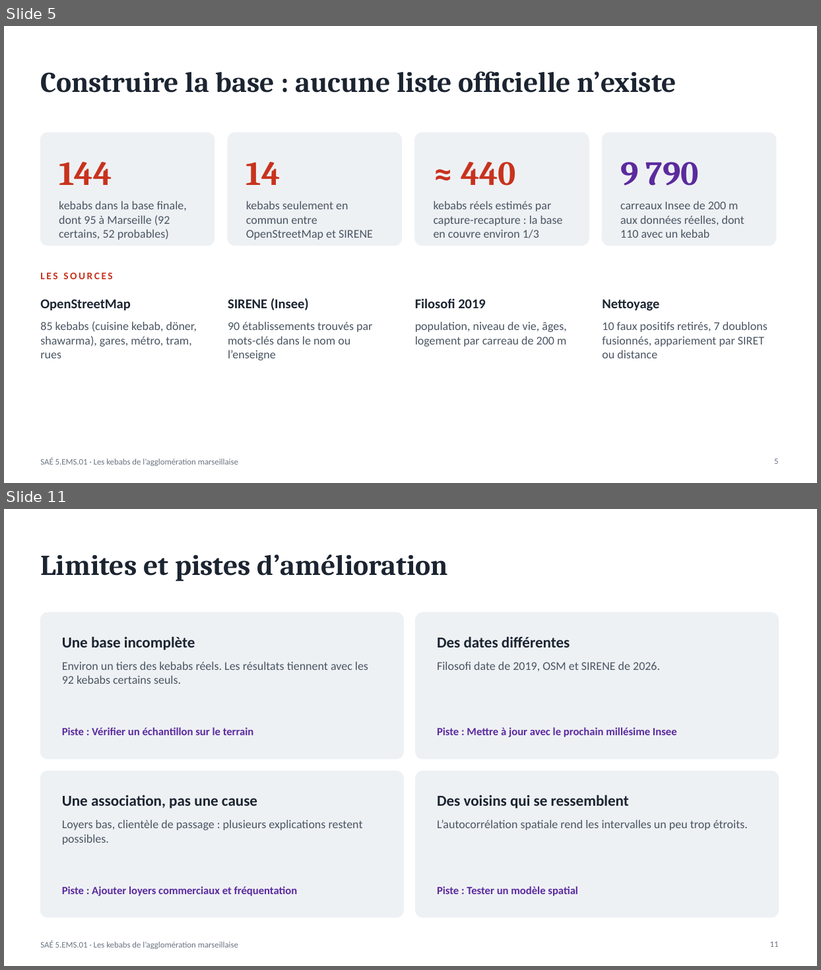
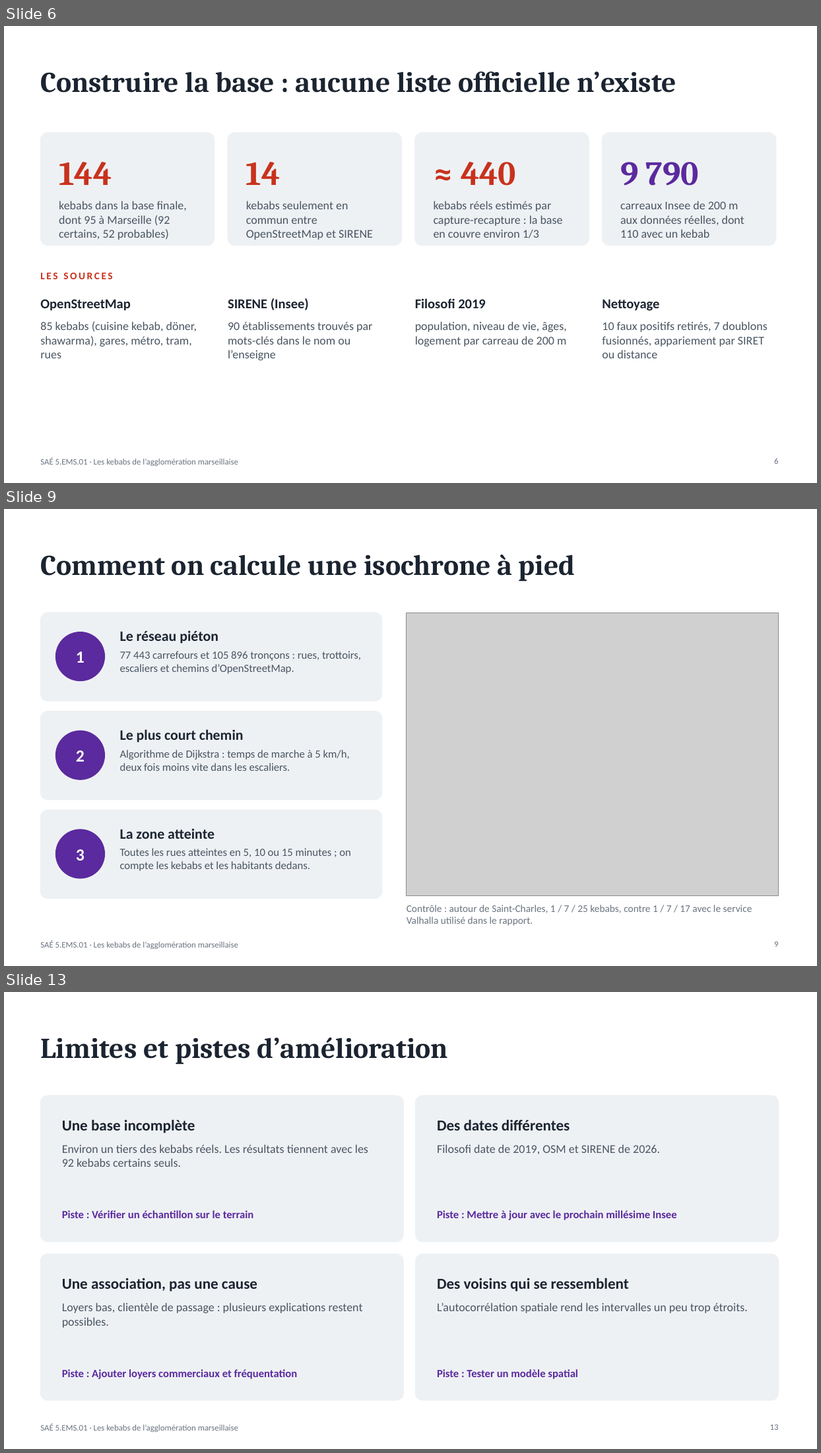
Before and after one commit to coulibaly-abou/sae-kebabs-marseille, a slide deck: rapport/AMAVIGAN_COULIBALY_soutenance_SAE5EMS01.pptx. Shown one above the other, each under a label of ours: slides 5 and 11 before the commit, slides 6, 9 and 13 after it; the slides between them are not shown. The pictures are 821x970 and 821x1453 pixels, drawn with LibreOffice and Linux fonts; fonts in the diff are those of the drawing; grey boxes stand for pictures. Boxes give left, top, right and bottom in pixels: in the first picture for what was removed or moved away, otherwise in the second. Text is boxed around its words. In the diff, an @@ line names an element or a change of style, - is before the commit and + after.

```diff
--- a/rapport/AMAVIGAN_COULIBALY_soutenance_SAE5EMS01.pptx
+++ b/rapport/AMAVIGAN_COULIBALY_soutenance_SAE5EMS01.pptx
@@ slide 9 added at [4,509,817,966], background #FFFFFF; not listed: 1 template element that a slide beside it also shows @@
@@ title added at [40,555,576,582], 34 pt, text #1B2430, bold @@
+Comment on calcule une isochrone à pied
@@ rounded rectangle added at [40,613,382,701], fill #EEF1F4, outline #EEF1F4 1 pt @@
@@ picture added at [407,613,779,896] @@
@@ ellipse added at [56,632,104,681], fill #5B2A9E, outline #5B2A9E 1 pt @@
@@ text added at [120,630,218,644], 17 pt, text #1B2430, bold @@
+Le réseau piéton
@@ text added at [76,652,85,663], 20 pt, text #FFFFFF, bold @@
+1
@@ text added at [120,651,361,674], 13 pt, text #4A5562 @@
+77 443 carrefours et 105 896 tronçons : rues, trottoirs, escaliers et chemins d’OpenStreetMap.
@@ rounded rectangle added at [40,712,382,800], fill #EEF1F4, outline #EEF1F4 1 pt @@
@@ ellipse added at [56,731,104,780], fill #5B2A9E, outline #5B2A9E 1 pt @@
@@ text added at [120,729,244,743], 17 pt, text #1B2430, bold @@
+Le plus court chemin
@@ text added at [76,751,85,762], 20 pt, text #FFFFFF, bold @@
+2
@@ text added at [120,750,350,771], 13 pt, text #4A5562 @@
+Algorithme de Dijkstra : temps de marche à 5 km/h, deux fois moins vite dans les escaliers.
@@ rounded rectangle added at [40,811,382,899], fill #EEF1F4, outline #EEF1F4 1 pt @@
@@ ellipse added at [56,830,104,879], fill #5B2A9E, outline #5B2A9E 1 pt @@
@@ text added at [120,828,215,839], 17 pt, text #1B2430, bold @@
+La zone atteinte
@@ text added at [76,850,85,861], 20 pt, text #FFFFFF, bold @@
+3
@@ text added at [120,848,351,871], 13 pt, text #4A5562 @@
+Toutes les rues atteintes en 5, 10 ou 15 minutes ; on compte les kebabs et les habitants dedans.
@@ text added at [407,905,752,926], 12 pt, text #6B7480 @@
+Contrôle : autour de Saint-Charles, 1 / 7 / 25 kebabs, contre 1 / 7 / 17 avec le service Valhalla utilisé dans le rapport.
@@ page number added at [774,941,778,947], 10 pt, text #6B7480 @@
+9
@@ what was slide 5 is now slide 6 @@
@@ page number at [774,458,778,464]: text changed @@
-5
+6
@@ what was slide 11 is now slide 13 @@
@@ page number at [770,1424,779,1430]: text changed @@
-11
+13
```
Also in this commit, not shown: 5 slides changed, 3 other slides added, 17 other files.
